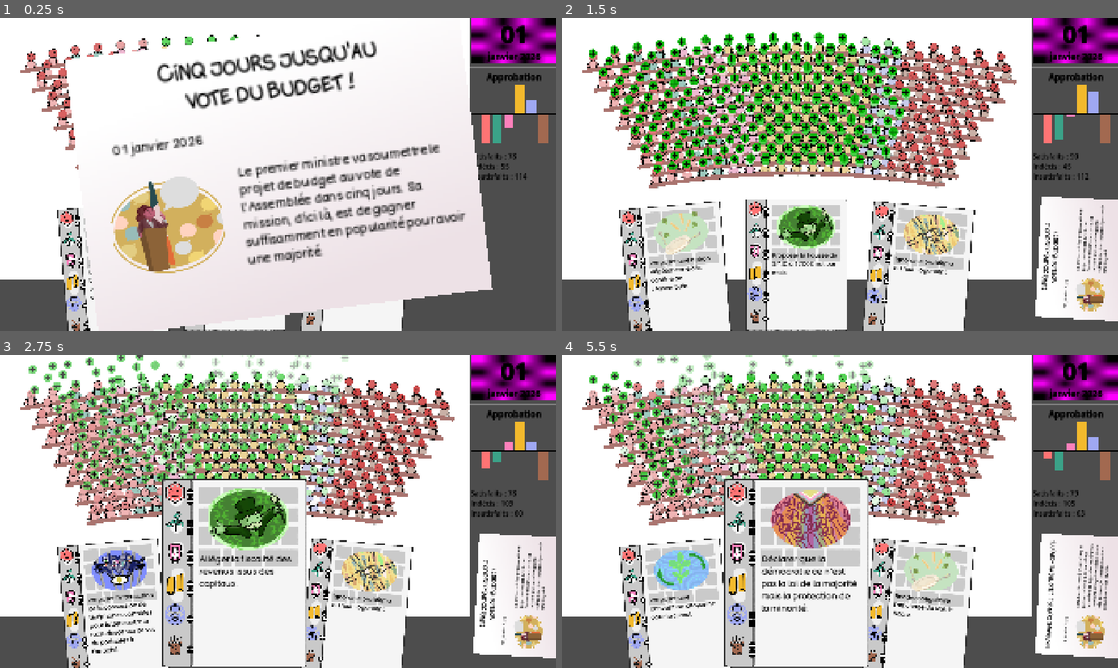
Above: before the commit, frames 1-4 (two rows, left to right).
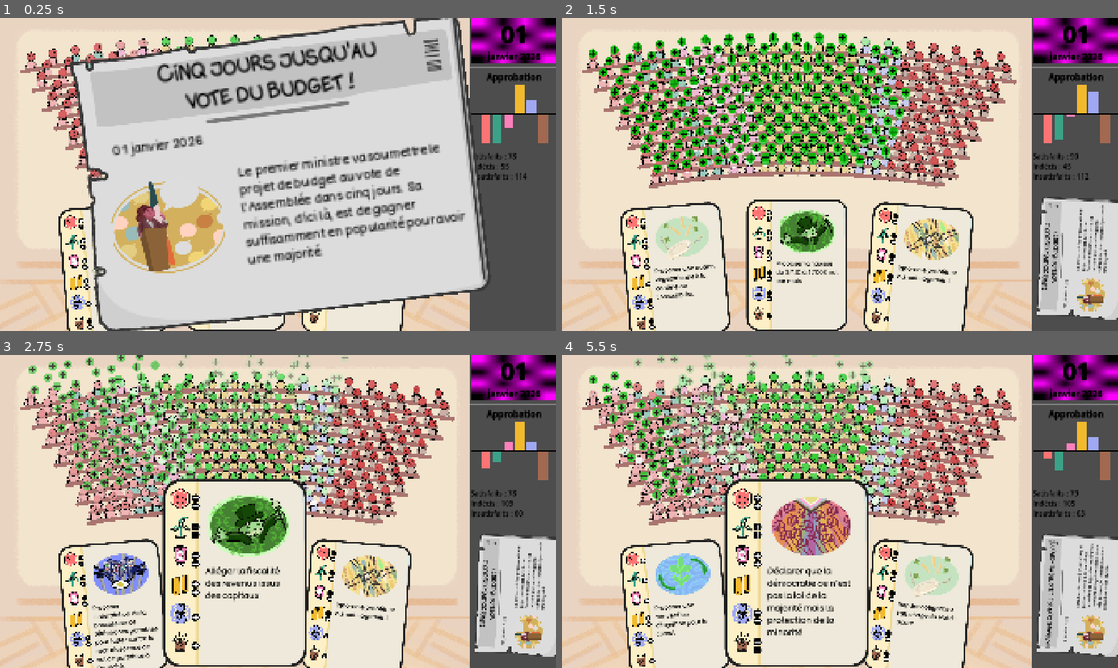
Above: after the commit, the same moments.

Repository: remimorvan/assemblee-nationale-simulator
Game: Godot game, scene res://scenes/game.tscn
Same seed, same stepped clock (60 frames per second), same inputs: the game is played once before the commit and once after it.
Inputs (mouse positions are in pixels of both pictures, inside the frame that each line leads up to):
- Up to frame 1 (0.25 s): no input
- Up to frame 2 (1.5 s): tap Enter at 0.5 s; move the mouse to (1073, 115) at 0.52 s; click (1073, 115) at 0.67 s; tap Space at 1.25 s; move the mouse to (673, 271) at 1.27 s; click (673, 271) at 1.42 s
- Up to frame 3 (2.75 s): move the mouse to (233, 602) at 2.02 s; click (233, 602) at 2.17 s
- Up to frame 4 (5.5 s): move the mouse to (917, 608) at 2.77 s; click (917, 608) at 2.92 s; click (917, 608) at 3.67 s; move the mouse to (795, 602) at 4.27 s; click (795, 602) at 4.42 s; move the mouse to (795, 574) at 5.02 s; click (795, 574) at 5.17 s

The runs differ from the first frame. In frame 1, 54% of the frame differs, in the area x 0-89%, y 0-100%; in frame 2, 60%; in frame 3, 63%, in the area x 0-100%, y 0-100%; in frame 4, 63%.

Commit message:
Des jolies images, pour l'hemicycle notamment

Diff:
--- a/scenes/card.tscn
+++ b/scenes/card.tscn
@@ -56,10 +56,10 @@
 texture = ExtResource("2_6u4wf")
 
 [node name="MarginContainer" type="MarginContainer" parent="Sprite2D"]
-offset_left = -242.0
-offset_top = -315.0
-offset_right = 84.0
-offset_bottom = 2022.0
+offset_left = -224.0
+offset_top = -294.0
+offset_right = 113.0
+offset_bottom = 1906.0
 scale = Vector2(0.27, 0.27)
 
 [node name="Logos" type="VBoxContainer" parent="Sprite2D/MarginContainer"]
@@ -310,8 +310,8 @@
 shape = SubResource("RectangleShape2D_6u4wf")
 
 [node name="Label" type="Label" parent="."]
-offset_left = -123.0
-offset_top = -70.0
+offset_left = -103.0
+offset_top = -29.0
 offset_right = 217.0
 offset_bottom = 284.0
 label_settings = SubResource("LabelSettings_6u4wf")
@@ -323,12 +323,12 @@
 anchor_top = 1.0
 anchor_right = 0.5
 anchor_bottom = 1.0
-offset_left = -94.0
-offset_top = -309.0
-offset_right = 186.0
-offset_bottom = -69.0
+offset_left = -91.4286
+offset_top = -285.714
+offset_right = 188.571
+offset_bottom = -45.7143
 grow_horizontal = 2
-grow_vertical = 2
+grow_vertical = 0
 
 [connection signal="input_event" from="." to="." method="_on_input_event"]
 [connection signal="mouse_entered" from="." to="." method="_on_mouse_entered"]
--- a/scenes/game.tscn
+++ b/scenes/game.tscn
@@ -1,15 +1,22 @@
-[gd_scene load_steps=8 format=3 uid="uid://velnx8vw6r6u"]
+[gd_scene load_steps=9 format=3 uid="uid://velnx8vw6r6u"]
 
+[ext_resource type="Texture2D" uid="uid://v4oxve83qvf3" path="res://assets/parquet.png" id="1_u5sy4"]
 [ext_resource type="PackedScene" uid="uid://bf3fndiyasfyq" path="res://scenes/player.tscn" id="1_uwrxv"]
 [ext_resource type="PackedScene" uid="uid://d1voxmvhe7xmt" path="res://scenes/hemicycle.tscn" id="2_yqjtg"]
 [ext_resource type="PackedScene" uid="uid://bqeoj11e5kq1" path="res://scenes/deck.tscn" id="3_lnu2h"]
-[ext_resource type="PackedScene" path="res://scenes/plot.tscn" id="4_lbhrr"]
-[ext_resource type="PackedScene" uid="uid://cpdinrv8yds4b" path="res://scenes/journal.tscn" id="6_p57ef"]
+[ext_resource type="PackedScene" uid="uid://bchbmi7q2rb7" path="res://scenes/plot.tscn" id="4_lbhrr"]
+[ext_resource type="PackedScene" uid="uid://didoyh5qajy65" path="res://scenes/journal.tscn" id="6_p57ef"]
 [ext_resource type="Script" uid="uid://dmafeh1bsc5qf" path="res://scripts/journal.gd" id="7_u5sy4"]
 
 [sub_resource type="PlaceholderTexture2D" id="PlaceholderTexture2D_lnu2h"]
 
 [node name="Game" type="Node2D"]
+
+[node name="TextureRect" type="TextureRect" parent="."]
+offset_top = 900.0
+offset_right = 1620.0
+offset_bottom = 1080.0
+texture = ExtResource("1_u5sy4")
 
 [node name="HBoxContainer" type="HBoxContainer" parent="."]
 offset_right = 1924.0
--- a/scenes/hemicycle.tscn
+++ b/scenes/hemicycle.tscn
@@ -1,8 +1,9 @@
-[gd_scene load_steps=5 format=3 uid="uid://d1voxmvhe7xmt"]
+[gd_scene load_steps=6 format=3 uid="uid://d1voxmvhe7xmt"]
 
 [ext_resource type="Script" uid="uid://ca4vviiiv0rox" path="res://scripts/hemicycle.gd" id="1_22fab"]
 [ext_resource type="PackedScene" uid="uid://cuemgi5ynsxra" path="res://scenes/mp.tscn" id="2_8igwf"]
 [ext_resource type="Shader" uid="uid://dssfkivsy2mxu" path="res://assets/hemicycle/hemicycle.gdshader" id="3_8igwf"]
+[ext_resource type="Texture2D" uid="uid://cmapdig36yep5" path="res://assets/hemycicle.png" id="3_hw2pa"]
 
 [sub_resource type="ShaderMaterial" id="ShaderMaterial_hw2pa"]
 shader = ExtResource("3_8igwf")
@@ -15,11 +16,11 @@
 mp_scene = ExtResource("2_8igwf")
 desk_color = Color(0.6646, 0.455872, 0.433702, 1)
 
-[node name="Background" type="ColorRect" parent="."]
+[node name="Background" type="TextureRect" parent="."]
 z_index = -1
 z_as_relative = false
 layout_mode = 2
-mouse_filter = 1
+texture = ExtResource("3_hw2pa")
 
 [node name="TextureRect" type="ColorRect" parent="."]
 material = SubResource("ShaderMaterial_hw2pa")
--- a/scenes/journal.tscn
+++ b/scenes/journal.tscn
@@ -1,9 +1,10 @@
-[gd_scene load_steps=11 format=3 uid="uid://cpdinrv8yds4b"]
+[gd_scene load_steps=10 format=3 uid="uid://didoyh5qajy65"]
 
-[ext_resource type="Texture2D" uid="uid://bwcleh6chxn0h" path="res://assets/card/illustrations/random.png" id="1_ll4rq"]
-[ext_resource type="FontFile" uid="uid://usk4ucaxtgwp" path="res://assets/card/Monicacomic.ttf" id="2_ha22r"]
-[ext_resource type="FontFile" uid="uid://0pyo548st5e1" path="res://assets/card/BadComic-Regular.ttf" id="3_hlh6y"]
-[ext_resource type="AudioStream" uid="uid://cl3byex3m3brk" path="res://assets/sounds/JDSherbert - Tabletop Games SFX Pack - Paper Flip - 1.mp3" id="3_t4w66"]
+[ext_resource type="Texture2D" uid="uid://ocewkypq0kcd" path="res://assets/journal.png" id="1_ih0ao"]
+[ext_resource type="Texture2D" uid="uid://diyjxm0wjvjgb" path="res://assets/card/illustrations/random.png" id="1_ll4rq"]
+[ext_resource type="FontFile" uid="uid://c4v45pul7umvp" path="res://assets/card/Monicacomic.ttf" id="2_ha22r"]
+[ext_resource type="FontFile" uid="uid://cewqm3af8k8sr" path="res://assets/card/BadComic-Regular.ttf" id="3_hlh6y"]
+[ext_resource type="AudioStream" uid="uid://ca6pcf1v8qdkf" path="res://assets/sounds/JDSherbert - Tabletop Games SFX Pack - Paper Flip - 1.mp3" id="3_t4w66"]
 
 [sub_resource type="GDScript" id="GDScript_qysr8"]
 script/source = "extends Node2D
@@ -16,14 +17,6 @@
 
 [sub_resource type="RectangleShape2D" id="RectangleShape2D_t4w66"]
 size = Vector2(594.421, 418.561)
-
-[sub_resource type="Gradient" id="Gradient_iyd0d"]
-colors = PackedColorArray(0.929412, 0.882353, 0.901961, 1, 1, 1, 1, 1)
-
-[sub_resource type="GradientTexture2D" id="GradientTexture2D_41jfq"]
-gradient = SubResource("Gradient_iyd0d")
-fill_from = Vector2(0.600427, 0.944444)
-fill_to = Vector2(0.307692, 0.162393)
 
 [sub_resource type="LabelSettings" id="LabelSettings_fiay6"]
 line_spacing = 0.0
@@ -44,7 +37,6 @@
 
 [node name="CollisionShape2D" type="CollisionShape2D" parent="."]
 position = Vector2(0.55715, -0.435379)
-scale = Vector2(1, 1)
 shape = SubResource("RectangleShape2D_t4w66")
 
 [node name="TextureRect" type="TextureRect" parent="."]
@@ -52,7 +44,7 @@
 offset_top = -210.0
 offset_right = 298.0
 offset_bottom = 209.0
-texture = SubResource("GradientTexture2D_41jfq")
+texture = ExtResource("1_ih0ao")
 
 [node name="image" type="TextureRect" parent="."]
 offset_left = -258.027
Binary file changed: assets/card/card_mockup.png
Binary file added: assets/hemycicle.png
Binary file added: assets/journal.png
Binary file added: assets/parquet.png
Not shown: 1 places in scenes/card.tscn that only renumber resources
Not shown: 1 places in scenes/mp.tscn that only renumber resources
Not shown: 1 places in scenes/player.tscn that only renumber resources
Not shown, removed: assets/card/illustrations/.illus.kra-autosave.kra
Not shown, changed: assets/card/illustrations/illus.kra
Not shown, added: assets/card/journam.kra
Not shown, added: assets/hemicycle/hemycicle.kra
Not shown, added: assets/parquet.kra
